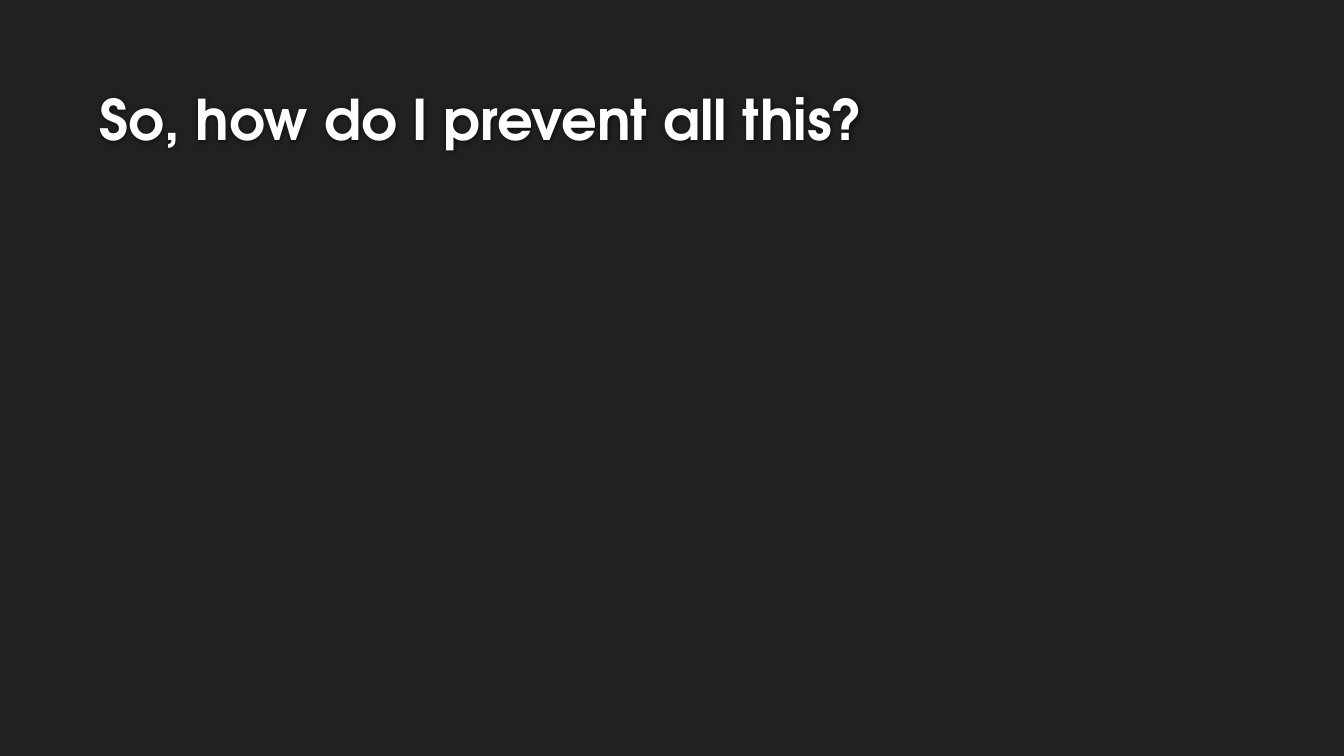
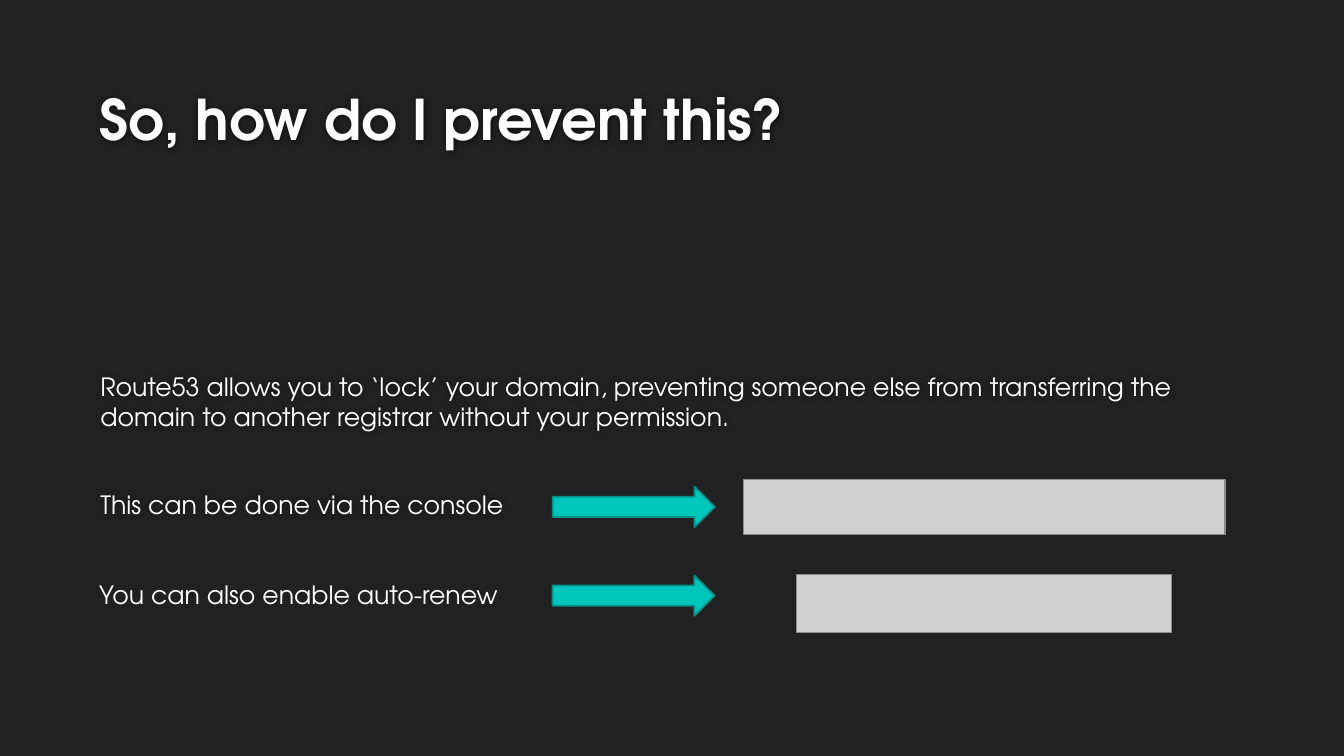
Before and after one commit to francalovescakes/cloud-network-security, a slide deck: slide 7 of day-1/route53.pptx (slide 8 before the commit). Drawn at 1344x756 pixels with LibreOffice and Linux fonts; fonts in the diff are those of the drawing; grey boxes stand for pictures; background and template pictures are left out. Boxes give left, top, right and bottom in pixels: in the first picture for what was removed or moved away, otherwise in the second. Text is boxed around its words. In the diff, an @@ line names an element or a change of style, - is before the commit and + after.

```diff
--- a/day-1/route53.pptx
+++ b/day-1/route53.pptx
@@ title at [99,97,783,151]: text changed @@
-So, how do I prevent all this?
+So, how do I prevent this?
@@ text added at [100,377,1171,515], 18 pt, text #FFFFFF @@
+Route53 allows you to ‘lock’ your domain, preventing someone else from transferring the domain to another registrar without your permission.
+This can be done via the console
@@ right arrow added at [553,487,715,527], fill #00C6BB, outline #00928A 1.25 pt @@
@@ picture added at [744,480,1226,534] @@
@@ text added at [99,585,498,605], 18 pt, text #FFFFFF @@
+You can also enable auto-renew
@@ right arrow added at [553,576,715,616], fill #00C6BB, outline #00928A 1.25 pt @@
@@ picture added at [797,575,1172,633] @@
```
Also in this commit, not shown: 2 other slides changed, 2 slides added, 1 other file.
